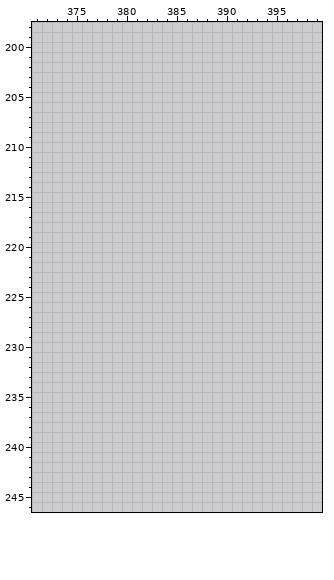
Pixel-art file, stored at core/assets/ase/ui.ase. The picture above was drawn from the file before the commit.
512x256 pixels, 1 frame. Shown: x 371..399, y 198..246. The commit also changed other parts of the picture, which this record leaves out.
Palette (. is transparent): 
Once edited:
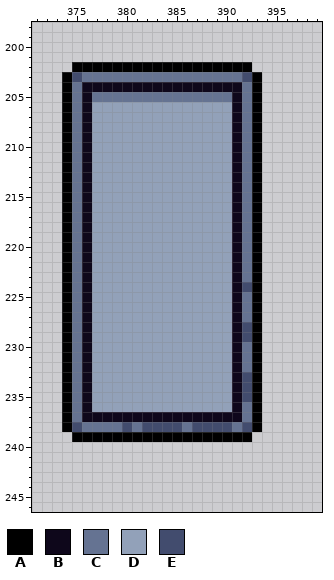
Colours new in this view: A #000000  B #0e071b  C #657392  D #92a1b9  E #424c6e
From old to new:
Changed rows in their new state; - is an unchanged pixel.
first column x 374:
202 -AAAAAAAAAAAAAAAAAA-
203 AECCCCCCCCCCCCCCCCEA
204 ACBBBBBBBBBBBBBBBBCA
205 ACBCCCCCCCCCCCCCCBCA
206 ACBDDDDDDDDDDDDDDBCA
207 ACBDDDDDDDDDDDDDDBCA
208 ACBDDDDDDDDDDDDDDBCA
209 ACBDDDDDDDDDDDDDDBCA
210 ACBDDDDDDDDDDDDDDBCA
211 ACBDDDDDDDDDDDDDDBCA
212 ACBDDDDDDDDDDDDDDBCA
213 ACBDDDDDDDDDDDDDDBCA
214 ACBDDDDDDDDDDDDDDBCA
215 ACBDDDDDDDDDDDDDDBCA
216 ACBDDDDDDDDDDDDDDBCA
217 ACBDDDDDDDDDDDDDDBCA
218 ACBDDDDDDDDDDDDDDBCA
219 ACBDDDDDDDDDDDDDDBCA
220 ACBDDDDDDDDDDDDDDBCA
221 ACBDDDDDDDDDDDDDDBCA
222 ACBDDDDDDDDDDDDDDBCA
223 ACBDDDDDDDDDDDDDDBCA
224 ACBDDDDDDDDDDDDDDBEA
225 ACBDDDDDDDDDDDDDDBCA
226 ACBDDDDDDDDDDDDDDBCA
227 ACBDDDDDDDDDDDDDDBCA
228 ACBDDDDDDDDDDDDDDBEA
229 ACBDDDDDDDDDDDDDDBEA
230 ACBDDDDDDDDDDDDDDBCA
231 ACBDDDDDDDDDDDDDDBCA
232 ACBDDDDDDDDDDDDDDBCA
233 ACBDDDDDDDDDDDDDDBEA
234 ACBDDDDDDDDDDDDDDBEA
235 ACBDDDDDDDDDDDDDDBEA
236 ACBDDDDDDDDDDDDDDBCA
237 ACBBBBBBBBBBBBBBBBCA
238 AECCCCECEEEECEEEECEA
239 -AAAAAAAAAAAAAAAAAA-
Boxes around the changes in both pictures, in picture pixels (x1, y1, x2, y2):
added: (62, 62, 262, 442)
